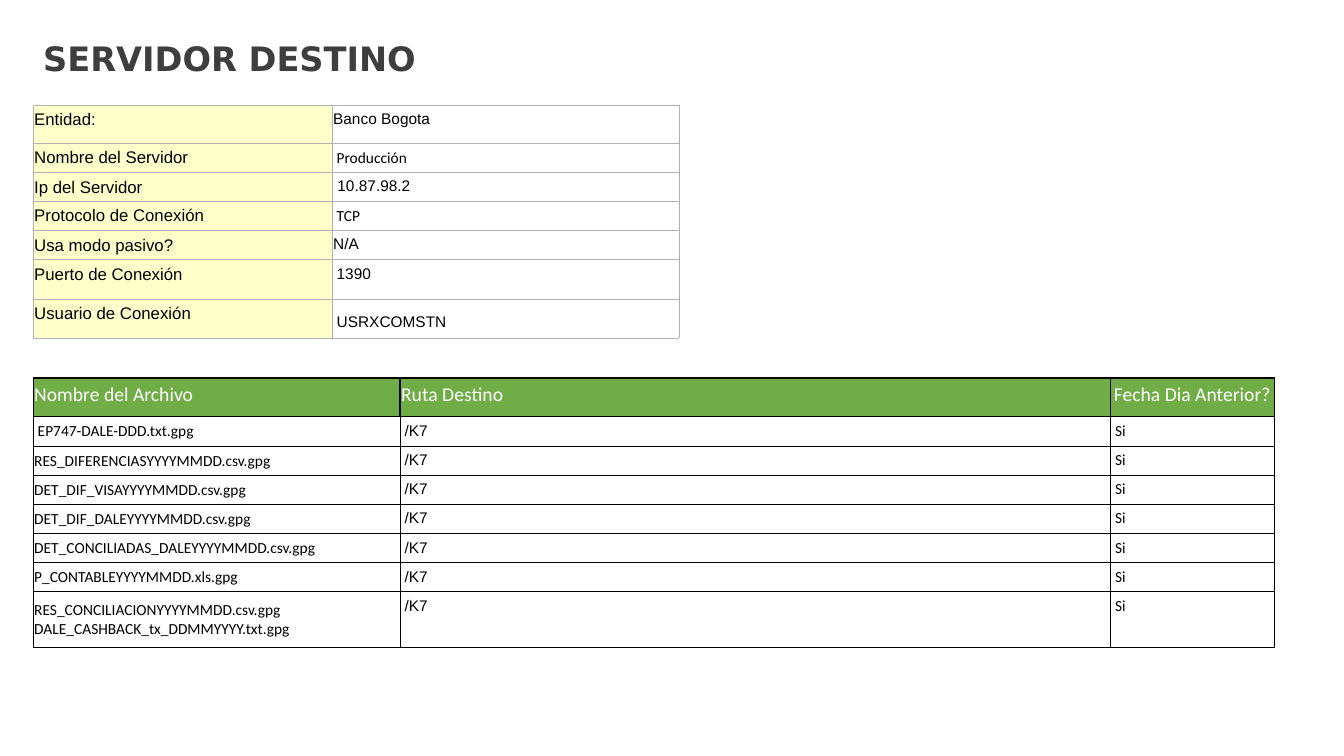
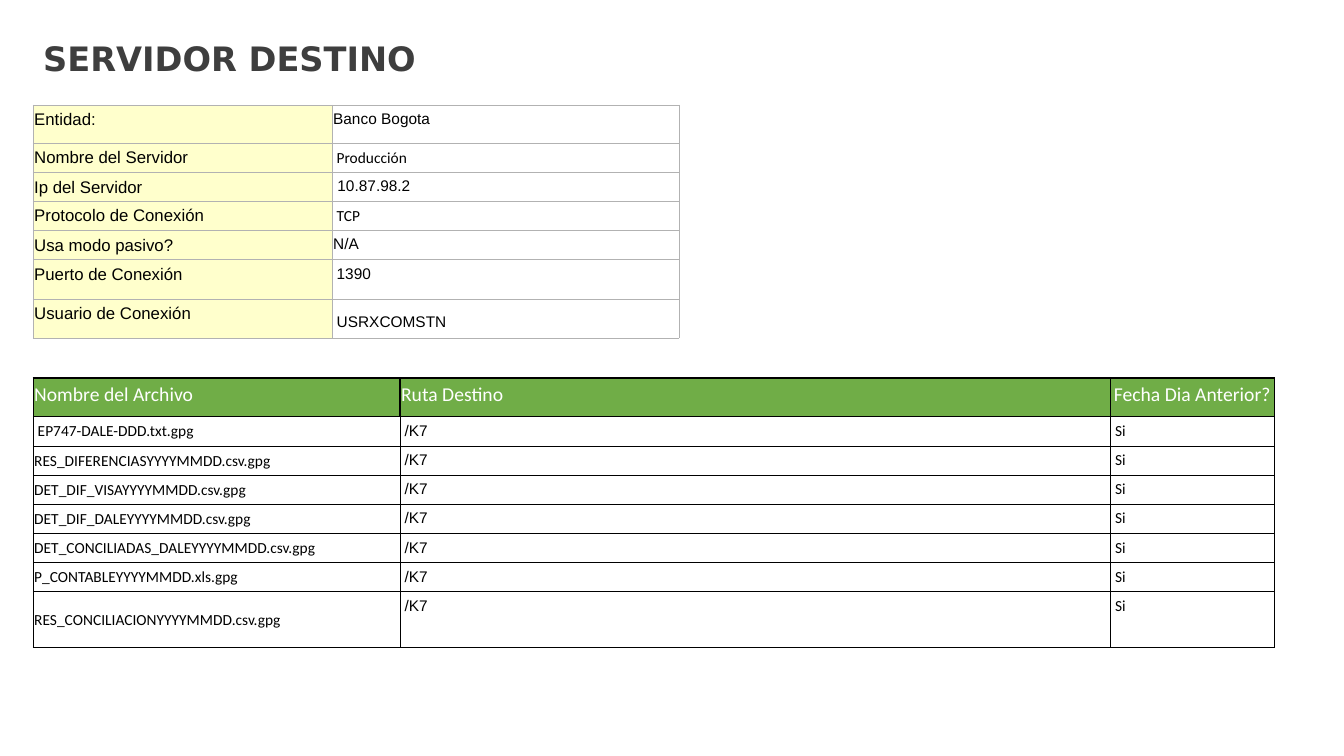
Before and after one commit to keos2017/Flujos-GAW-AWS, a slide deck: slide 8 of RQ35314/Entrega RQ35314_transferenciaArchivos.pptx. Drawn at 1344x756 pixels with LibreOffice and Linux fonts; fonts in the diff are those of the drawing; background and template pictures are left out. Boxes give left, top, right and bottom in pixels: in the first picture for what was removed or moved away, otherwise in the second. Text is boxed around its words. In the diff, an @@ line names an element or a change of style, - is before the commit and + after.

Commit message:
Control de cambio sobre flujo dale cashback, se retira del RQ35314 y se ajusta presentacion powerpoint al igual que el documento

```diff
--- a/RQ35314/Entrega RQ35314_transferenciaArchivos.pptx
+++ b/RQ35314/Entrega RQ35314_transferenciaArchivos.pptx
@@ table at (33,378,1274,644) @@
-row 8, column 1: RES_CONCILIACIONYYYYMMDD.csv.gpg / DALE_CASHBACK_tx_DDMMYYYY.txt.gpg
+row 8, column 1: RES_CONCILIACIONYYYYMMDD.csv.gpg
```
Also in this commit, not shown: 6 other slides changed, 1 slide added, 1 slide removed, 6 other files.
